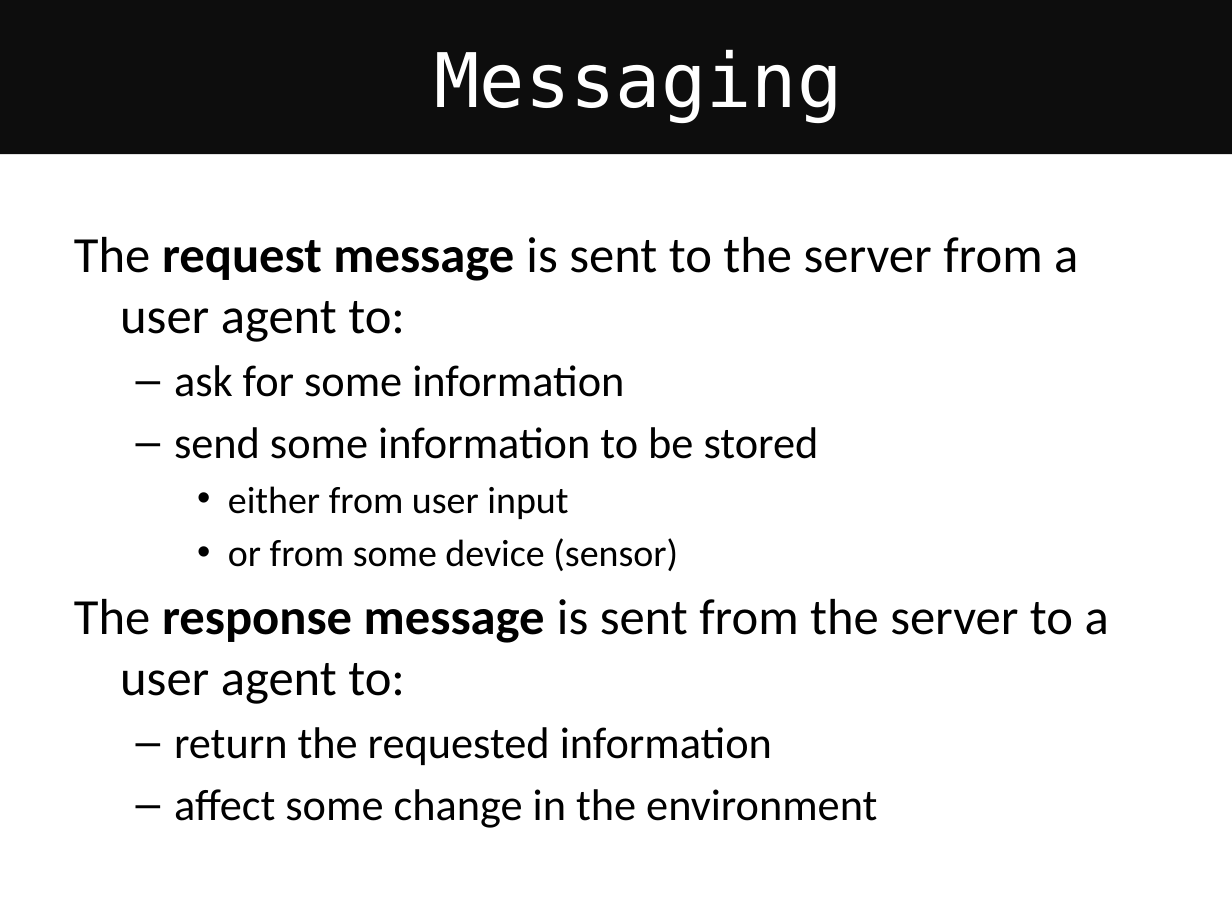
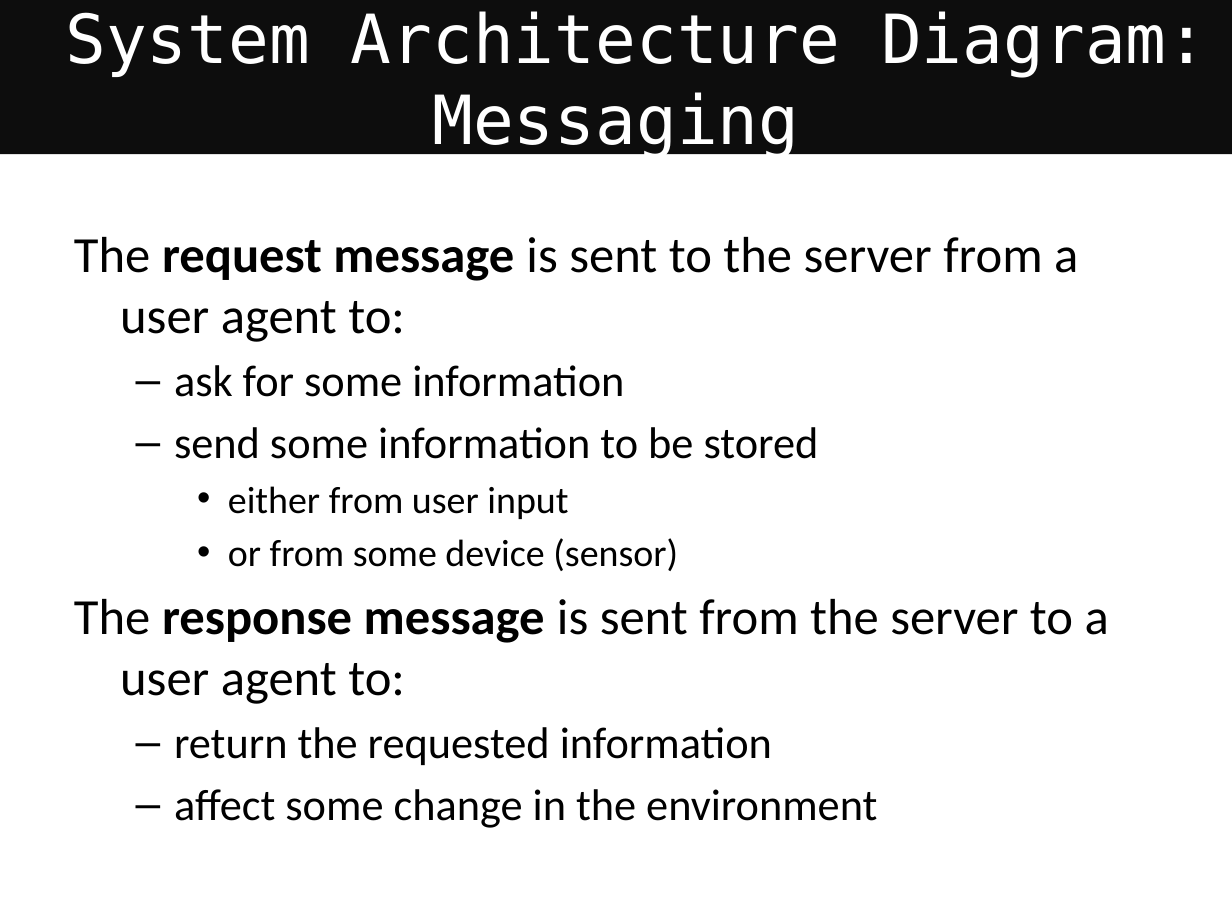
Before and after one commit to neverbiasu/awesome-uofg-msc-cs, a slide deck: slide 50 of materials/semester-2/COMPSCI5012-internet-technology/lectures/L1-IntroSysArchDBInfoArch.pptx (slide 49 before the commit). Drawn at 1232x924 pixels with LibreOffice and Linux fonts; fonts in the diff are those of the drawing. Boxes give left, top, right and bottom in pixels: in the first picture for what was removed or moved away, otherwise in the second. Text is boxed around its words. In the diff, an @@ line names an element or a change of style, - is before the commit and + after.

```diff
--- a/materials/semester-2/COMPSCI5012-internet-technology/lectures/L1-IntroSysArchDBInfoArch.pptx
+++ b/materials/semester-2/COMPSCI5012-internet-technology/lectures/L1-IntroSysArchDBInfoArch.pptx
@@ title at [65, 11, 1207, 159]: text changed; size 44 to 39.6 pt @@
-Messaging
+System Architecture Diagram: Messaging
```
Also in this commit, not shown: 10 other slides changed, 2 slides added, 10 other files.
